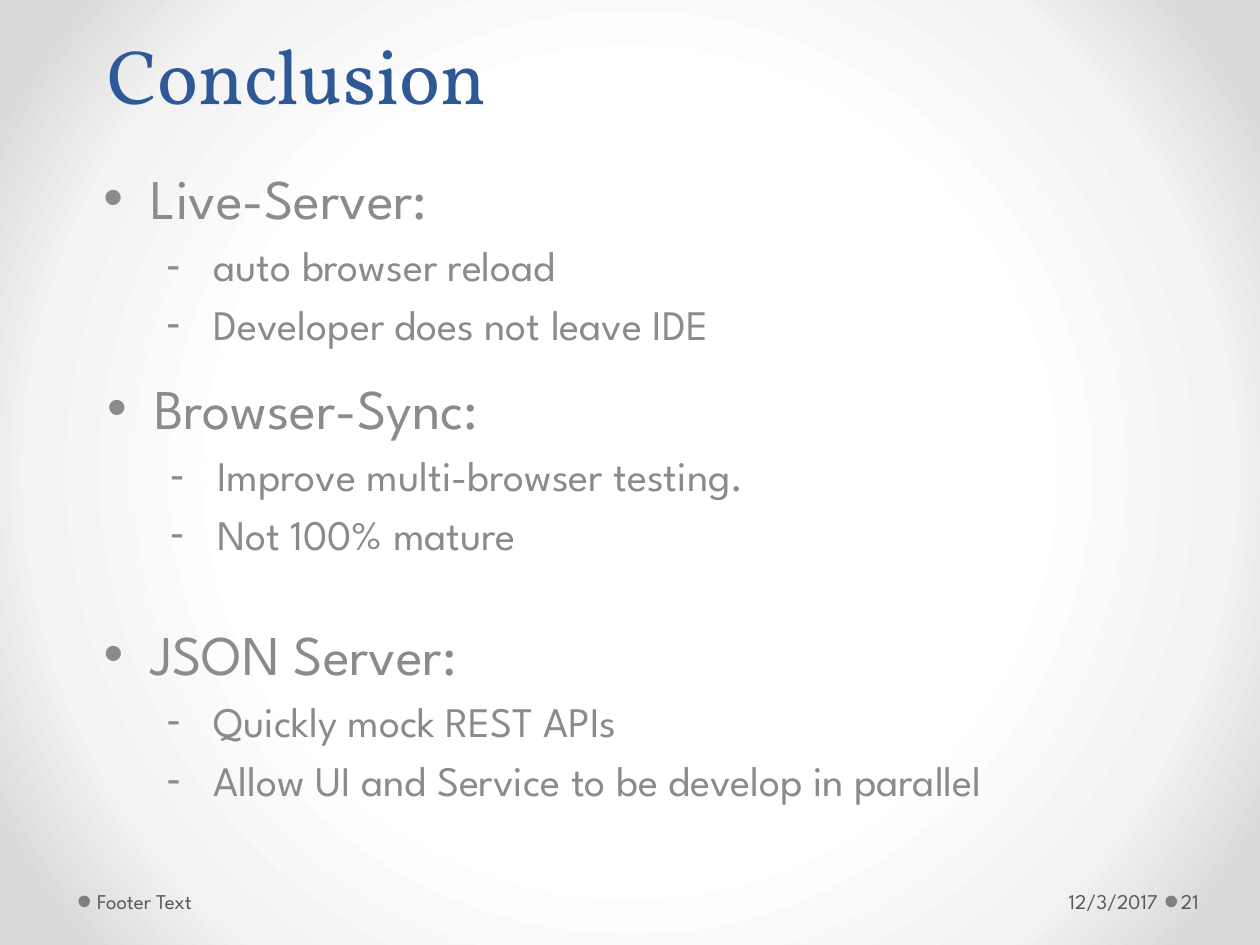
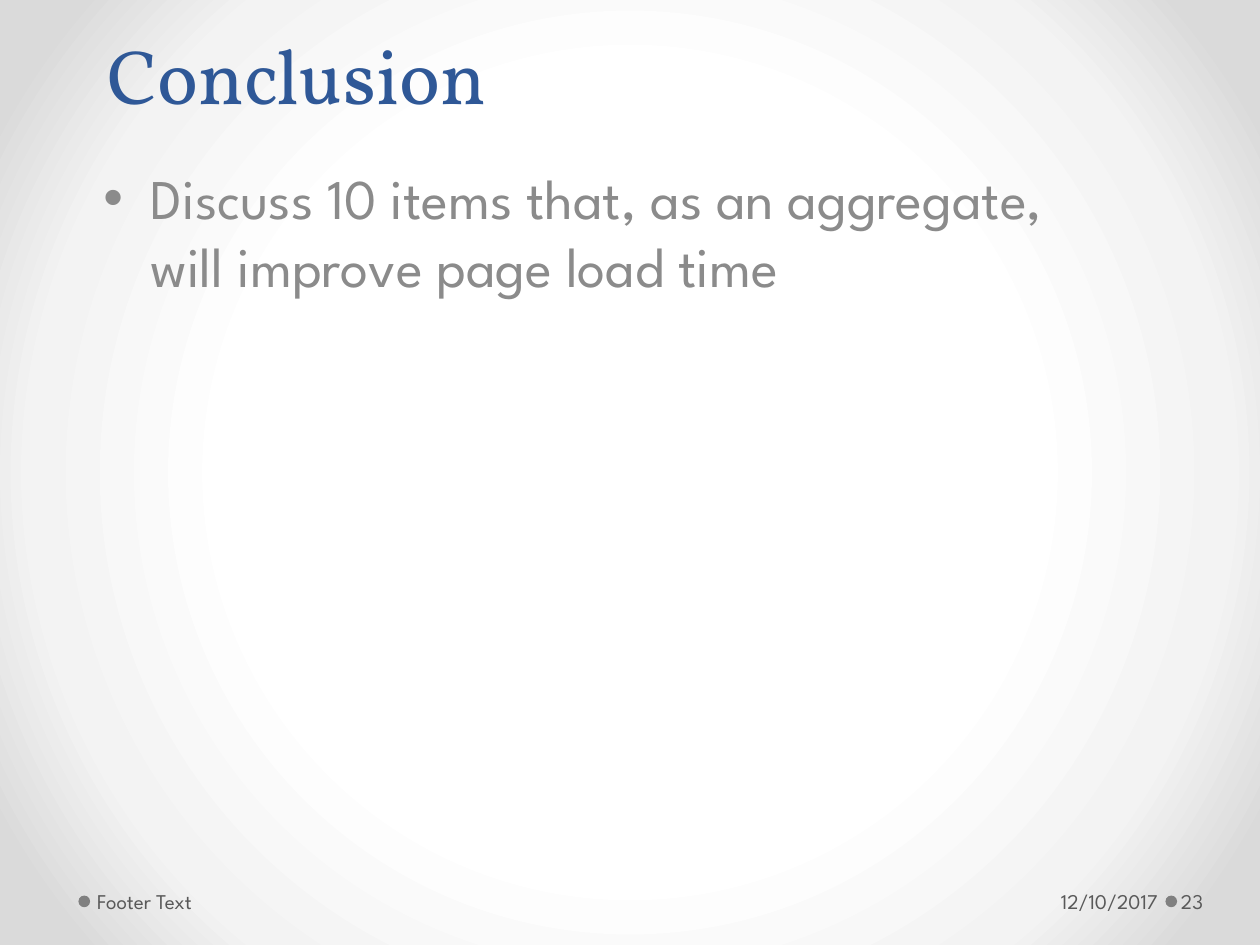
Before and after one commit to h-t-tran/brown, a slide deck: slide 23 of web-pg-performance/webpgperformance.pptx (slide 21 before the commit). Drawn at 1260x945 pixels with LibreOffice and Linux fonts; fonts in the diff are those of the drawing. Boxes give left, top, right and bottom in pixels: in the first picture for what was removed or moved away, otherwise in the second. Text is boxed around its words. In the diff, an @@ line names an element or a change of style, - is before the commit and + after.

```diff
--- a/web-pg-performance/webpgperformance.pptx
+++ b/web-pg-performance/webpgperformance.pptx
@@ subtitle at (151,180,1042,299): text changed; size 24 to 32 pt @@
-• Live-Server:
-  – auto browser reload
-  – Developer does not leave IDE
+• Discuss 10 items that, as an aggregate, will improve page load time
@@ text removed at (154,391,744,551) @@
-• Browser-Sync:
-  – Improve multi-browser testing.
-  – Not 100% mature
@@ text removed at (151,637,981,805) @@
-• JSON Server:
-  – Quickly mock REST APIs
-  – Allow UI and Service to be develop in parallel
@@ text at (1061,894,1158,911): text changed @@
-12/3/2017
+12/10/2017
@@ page number at (1181,895,1203,909): text changed @@
-21
+23
```
Also in this commit, not shown: 18 other slides changed, 2 slides added, 3 other files.
